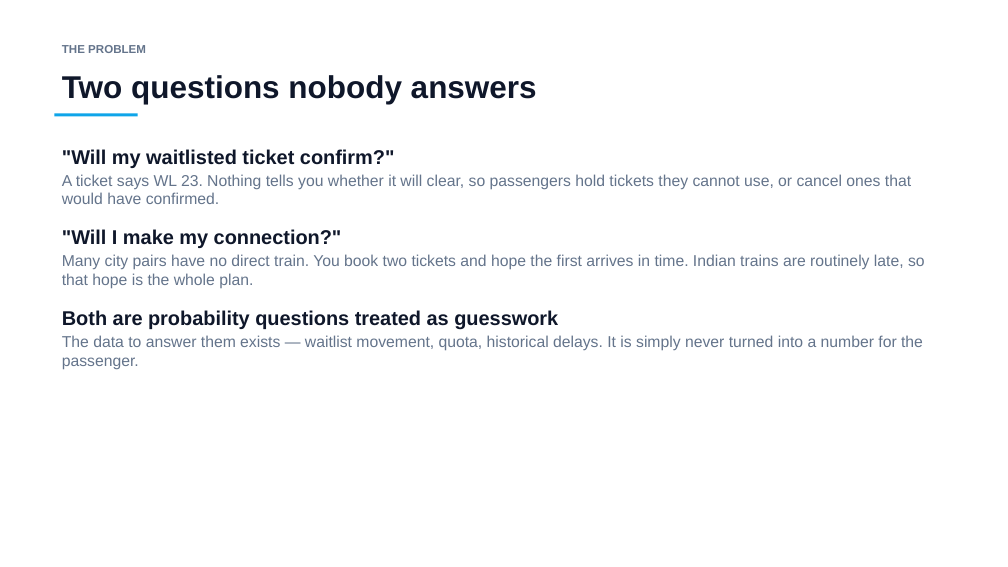
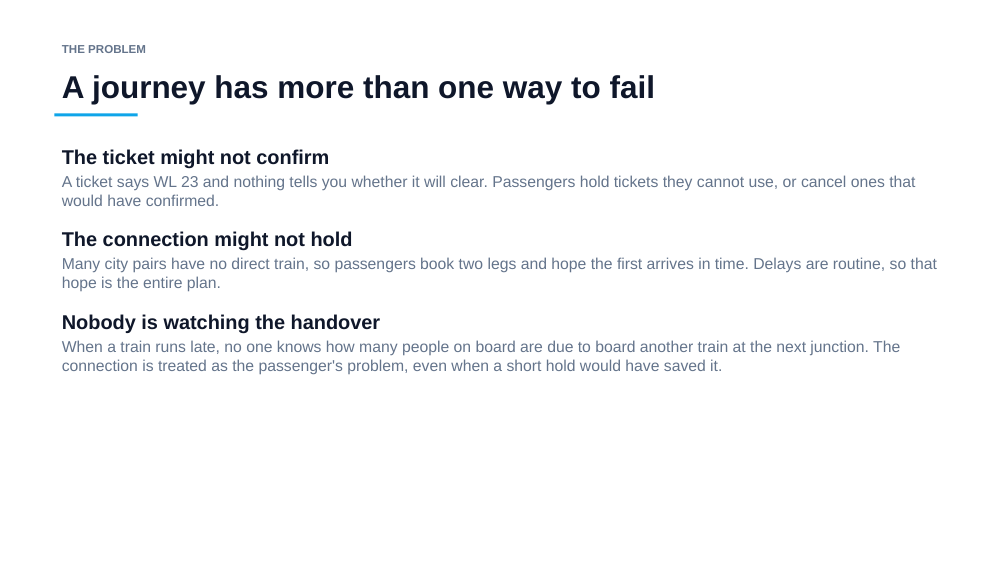
Before and after one commit to mohammadamir0762-arch/irctc, a slide deck: slide 2 of PS91_Presentation.pptx. Drawn at 1008x567 pixels with LibreOffice and Linux fonts; fonts in the diff are those of the drawing. Boxes give left, top, right and bottom in pixels: in the first picture for what was removed or moved away, otherwise in the second. Text is boxed around its words. In the diff, an @@ line names an element or a change of style, - is before the commit and + after.

```diff
--- a/PS91_Presentation.pptx
+++ b/PS91_Presentation.pptx
@@ text at [62,75,655,104]: text changed @@
-Two questions nobody answers
+A journey has more than one way to fail
@@ text at [62,149,937,375]: text changed @@
-"Will my waitlisted ticket confirm?"
-A ticket says WL 23. Nothing tells you whether it will clear, so passengers hold tickets they cannot use, or cancel ones that would have confirmed.
-"Will I make my connection?"
-Many city pairs have no direct train. You book two tickets and hope the first arrives in time. Indian trains are routinely late, so that hope is the whole plan.
-Both are probability questions treated as guesswork
-The data to answer them exists — waitlist movement, quota, historical delays. It is simply never turned into a number for the passenger.
+The ticket might not confirm
+A ticket says WL 23 and nothing tells you whether it will clear. Passengers hold tickets they cannot use, or cancel ones that would have confirmed.
+The connection might not hold
+Many city pairs have no direct train, so passengers book two legs and hope the first arrives in time. Delays are routine, so that hope is the entire plan.
+Nobody is watching the handover
+When a train runs late, no one knows how many people on board are due to board another train at the next junction. The connection is treated as the passenger's problem, even when a short hold would have saved it.
```
Also in this commit, not shown: 3 other slides changed, 5 slides added, 11 slides removed, 1 other file.
